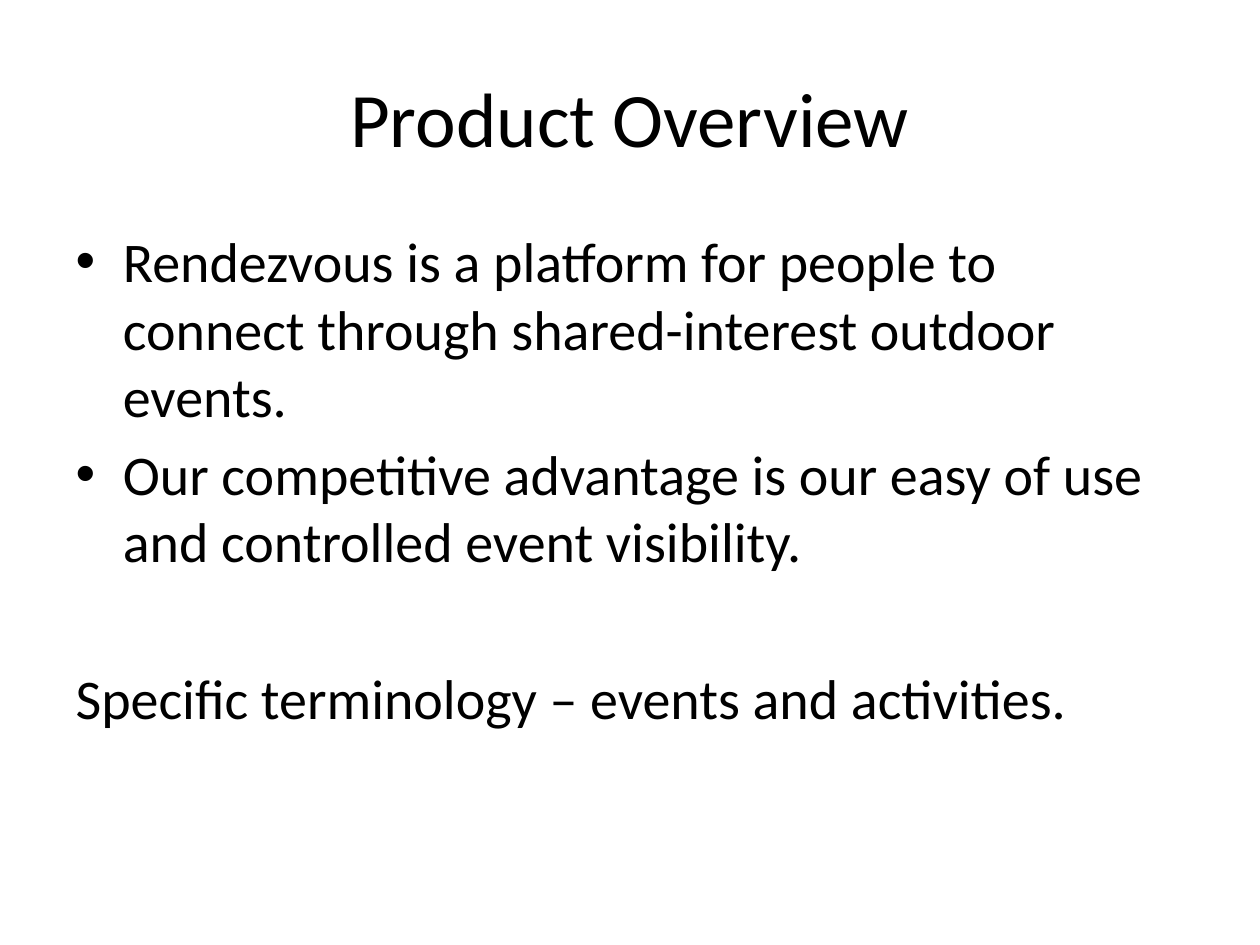
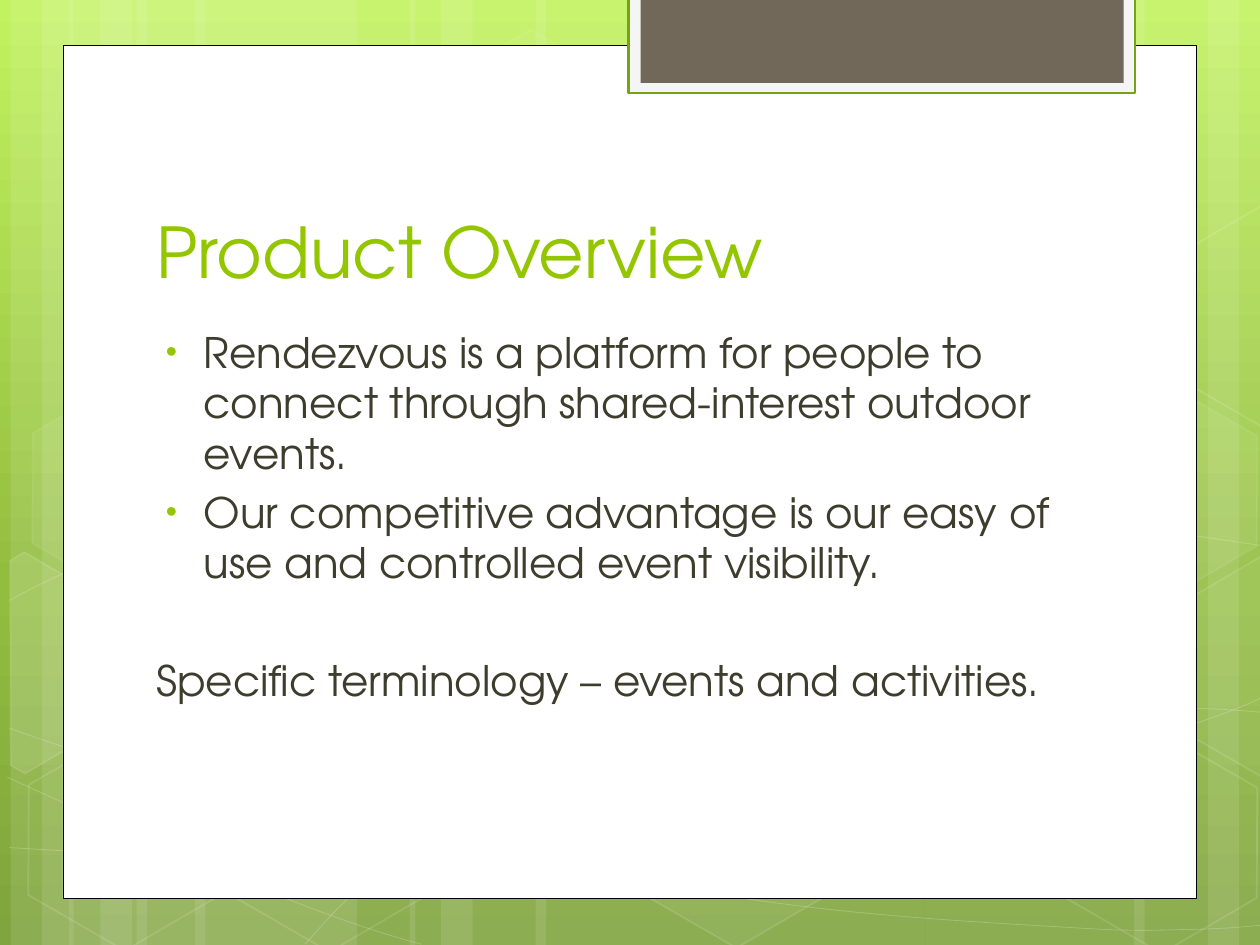
Before and after one commit to Ninjinkai/Couch-Level-Project, a slide deck: slide 3 of Final_Presentation.pptx. Drawn at 1260x945 pixels with LibreOffice and Linux fonts; fonts in the diff are those of the drawing. Boxes give left, top, right and bottom in pixels: in the first picture for what was removed or moved away, otherwise in the second. Text is boxed around its words. In the diff, an @@ line names an element or a change of style, - is before the commit and + after.

```diff
--- a/Final_Presentation.pptx
+++ b/Final_Presentation.pptx
@@ background #FFFFFF to gradient #C3F35F to #93BF3F to #81A53E @@
@@ rectangle added at bbox=[629, 0, 1135, 93], fill #F5F5F5, outline #74A510 1.25 pt @@
@@ rectangle added at bbox=[640, 0, 1123, 83], fill #71685A @@
@@ rectangle added at bbox=[63, 45, 1197, 897], fill #FFFFFF, outline #000000 0.5 pt @@
@@ title "Product Overview": place and size @@
-title "Product Overview" at bbox=[350, 93, 909, 148]
+title "Product Overview" at bbox=[156, 225, 762, 279]
@@ title "Product Overview" at bbox=[156, 225, 762, 279]: size 44 to 40 pt, font Calibri to TeX Gyre Adventor, text colour #000000 to #94C600; alignment centre to left; vertical alignment middle to bottom @@
@@ group added at bbox=[0, 0, 1260, 945]: 12 rectangles, 8 freeform shapes, 8 hexagons @@
@@ text "Rendezvous is a platform for ...": place and size @@
-text "Rendezvous is a platform for ..." at bbox=[76, 243, 1142, 729]
+text "Rendezvous is a platform for ..." at bbox=[156, 337, 1050, 705]
@@ text "Rendezvous is a platform for ..." at bbox=[156, 337, 1050, 705]: size 32 to 24 pt, font Calibri to TeX Gyre Adventor, text colour #000000 to #3E3D2D; indent changed; less space between paragraphs @@
```
Also in this commit, not shown: 4 other slides changed, 3 slides added, 1 other file.
